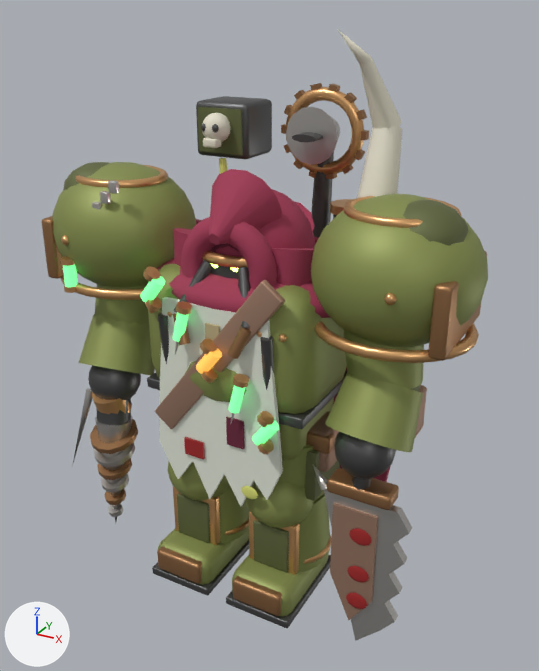
One commit to the FBX model Assets/Models/PlagueSurgeon.fbx: the scene before it, then after it.
Camera for both pictures: a 50 mm lens placed at (1.78, -3.03, 2.96), pointed at (0.0, 0.2, 1.35). Every picture has the same lights, and +X, +Y and +Z are marked at lower left. The picture after the commit comes second. Vertices at exactly the same position are counted once.

In view in the first picture: 'PlagueSurgeon'.
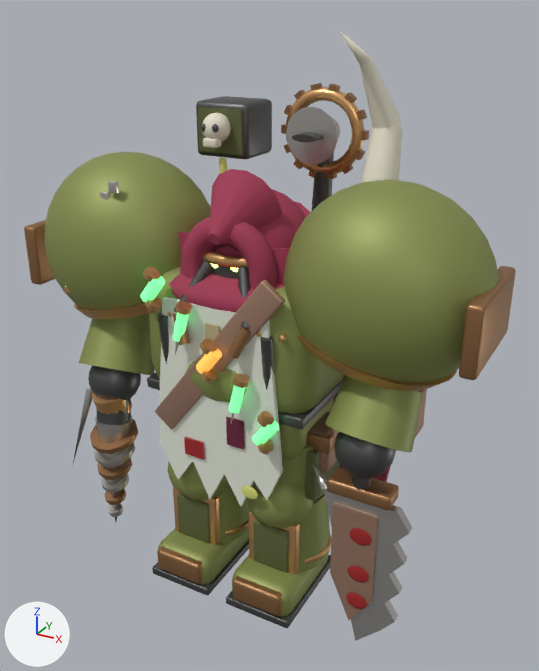
Pixel boxes (x1, y1, x2, y2) of what changed, in the pictures (539 x 671 px; the box of a moved part takes in the faces that stretch with it):
'PlagueSurgeon', reshaped (10% wider)
    before: (42, 29, 488, 641)
    after: (24, 29, 516, 641)
part 1 of me_plaguesurgeon, added (brown)
    after: (459, 266, 516, 380)
part 2 of me_plaguesurgeon, added (brown)
    after: (24, 220, 55, 285)
part 3 of me_plaguesurgeon, added
    after: (297, 335, 457, 391)
part 4 of me_plaguesurgeon, added (beige)
    after: (74, 303, 149, 319)
part 5 of me_plaguesurgeon, deleted (beige)
    before: (76, 165, 168, 188)
part 6 of me_plaguesurgeon, deleted
    before: (344, 196, 462, 228)
part 7 of me_plaguesurgeon, moved or reshaped
    before: (311, 194, 488, 363)
    after: (284, 179, 499, 383)
part 8 of me_plaguesurgeon, moved or reshaped
    before: (42, 162, 196, 300)
    after: (45, 151, 211, 310)

The change, as a diff of the scene's bpy script:
```diff
--- a/Assets/Models/PlagueSurgeon.fbx.py
+++ b/Assets/Models/PlagueSurgeon.fbx.py
@@ me_plaguesurgeon @@
 # used by ob_plaguesurgeon; location = (0.0, 0.0, 0.0)
-me_plaguesurgeon.from_pydata(...)  # 13221 vertices, 12970 faces; spans x -1.15..1.15, y -0.43..0.89, z -0.06..2.89
+me_plaguesurgeon.from_pydata(...)  # 12683 vertices, 12478 faces; spans x -1.22..1.22, y -0.43..0.89, z -0.06..2.89
+# me_plaguesurgeon part 1: the loose piece of 96 vertices spanning x 1.01..1.08, y -0.28..0.28, z 1.64..1.97 is copied, and the copy is moved by (0.13, 0.0, -0.06); it spans x 1.14..1.22, y -0.28..0.28, z 1.59..1.91
+# me_plaguesurgeon part 2: the loose piece of 96 vertices spanning x -1.08..-1.01, y -0.28..0.28, z 1.64..1.97 is copied, and the copy is moved by (-0.13, 0.0, -0.06); it spans x -1.22..-1.14, y -0.28..0.28, z 1.59..1.91
+# me_plaguesurgeon part 3: a new loose piece of 96 vertices spanning x 0.25..1.06, y -0.35..0.35, z 1.41..1.66, in mat_copper (beige #ddaa73)
+# me_plaguesurgeon part 4: a new loose piece of 96 vertices spanning x -1.06..-0.25, y -0.35..0.35, z 1.41..1.66, in mat_copper (beige #ddaa73)
+# me_plaguesurgeon part 5: the loose piece of 192 vertices spanning x -1.01..-0.51, y -0.23..0.23, z 2.14..2.19 is deleted
+# me_plaguesurgeon part 6: the loose piece of 192 vertices spanning x 0.51..1.01, y -0.23..0.23, z 2.14..2.19 is deleted
+# me_plaguesurgeon part 7: 2 vertices moved within x 1.03, y -0.28..0.28, z 1.65; 652 vertices removed from x 0.37..1.15, y -0.36..0.36, z 1.57..2.23; 383 vertices added at x 0.24..1.21, y -0.41..0.41, z 1.43..2.29
+# me_plaguesurgeon part 8: 2 vertices moved within x -1.03, y -0.28..0.28, z 1.65; 652 vertices removed from x -1.15..-0.37, y -0.36..0.36, z 1.57..2.23; 383 vertices added at x -1.21..-0.24, y -0.41..0.41, z 1.43..2.29
 me_plaguesurgeon.materials.append(mat_armor)
```
